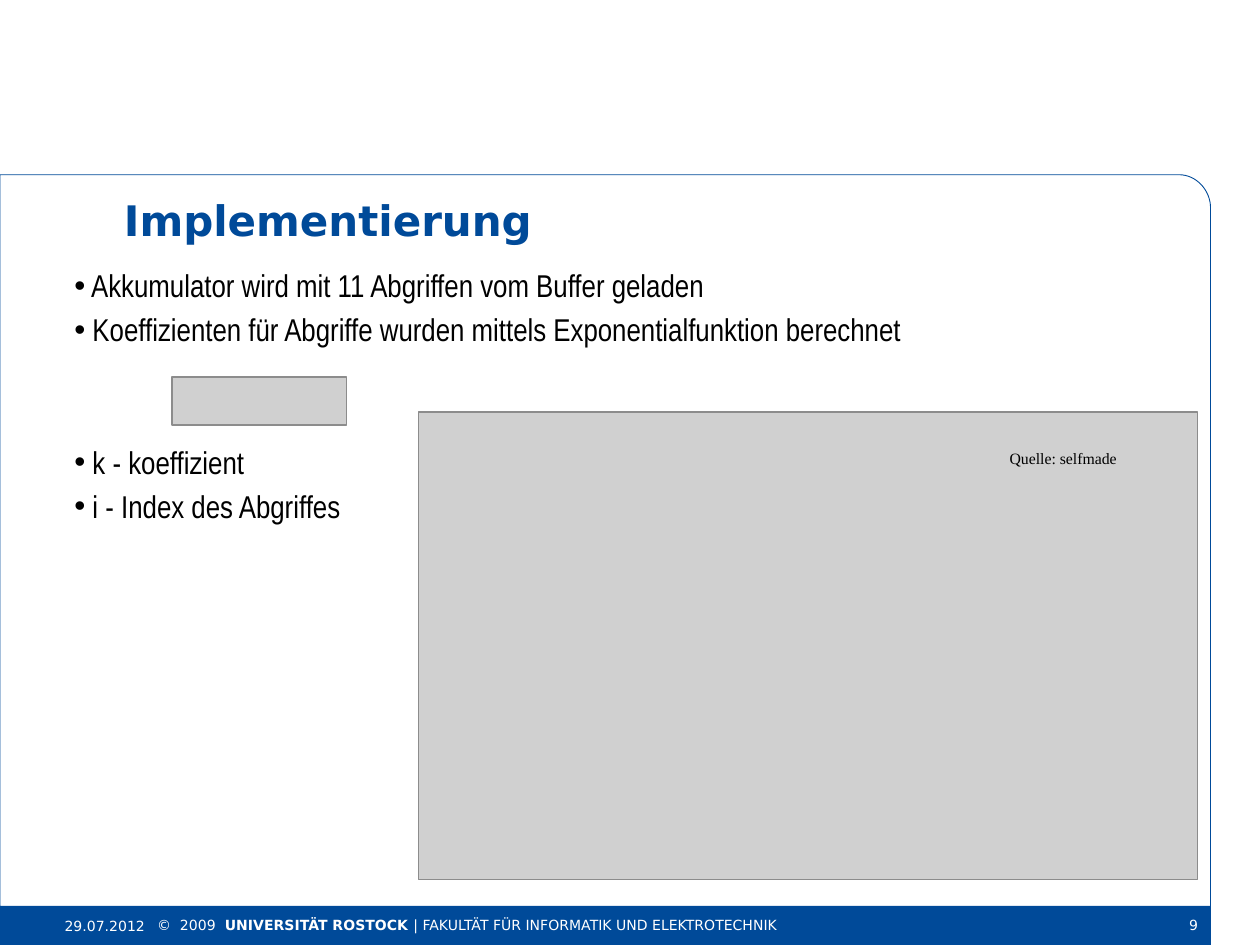
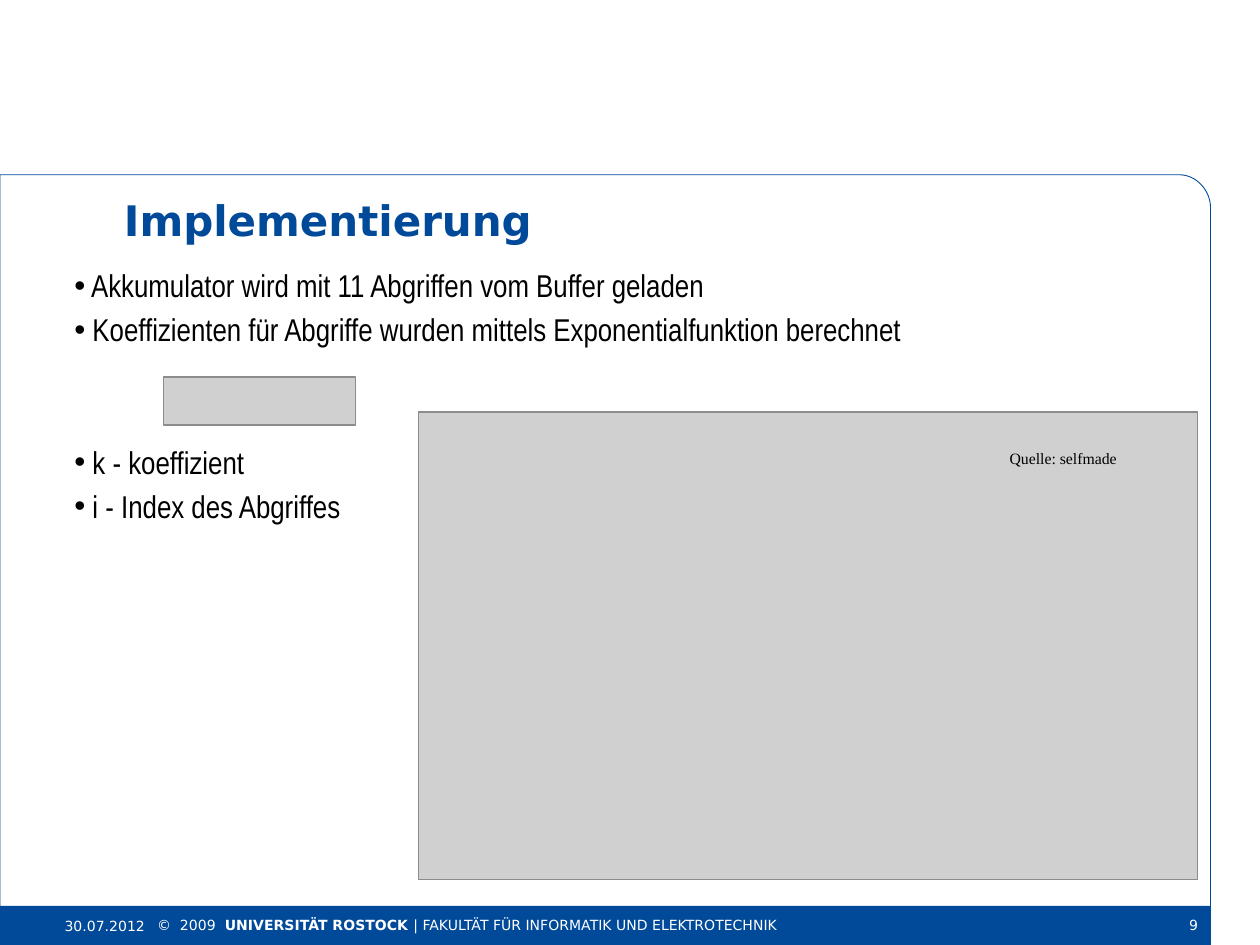
Before and after one commit to oeke/HallEffect, a slide deck: slide 9 of hall presentation.pptx. Drawn at 1260x945 pixels with LibreOffice and Linux fonts; fonts in the diff are those of the drawing; grey boxes stand for pictures; background and template pictures are left out. Boxes give left, top, right and bottom in pixels: in the first picture for what was removed or moved away, otherwise in the second. Text is boxed around its words. In the diff, an @@ line names an element or a change of style, - is before the commit and + after.

```diff
--- a/hall presentation.pptx
+++ b/hall presentation.pptx
@@ picture: place and size @@
-picture at box(173, 377, 346, 425)
+picture at box(164, 377, 357, 425)
@@ text at box(65, 920, 145, 932): text changed @@
-29.07.2012
+30.07.2012
```
Also in this commit, not shown: 12 other slides changed, 1 other file.
